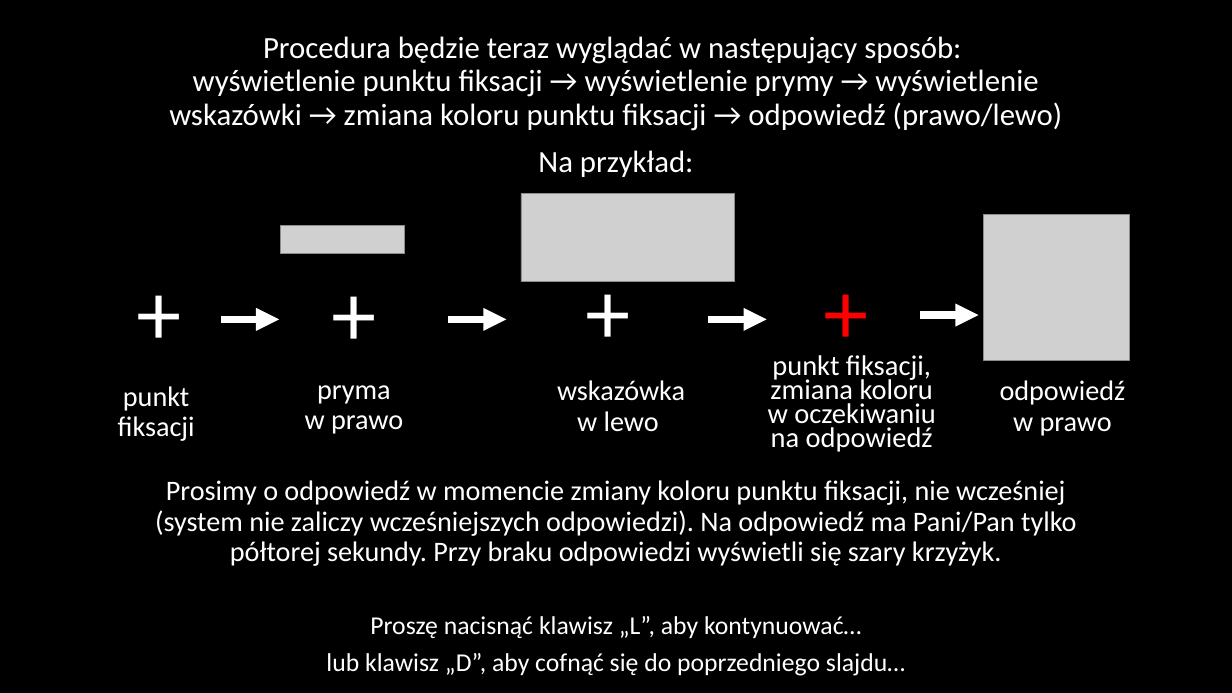
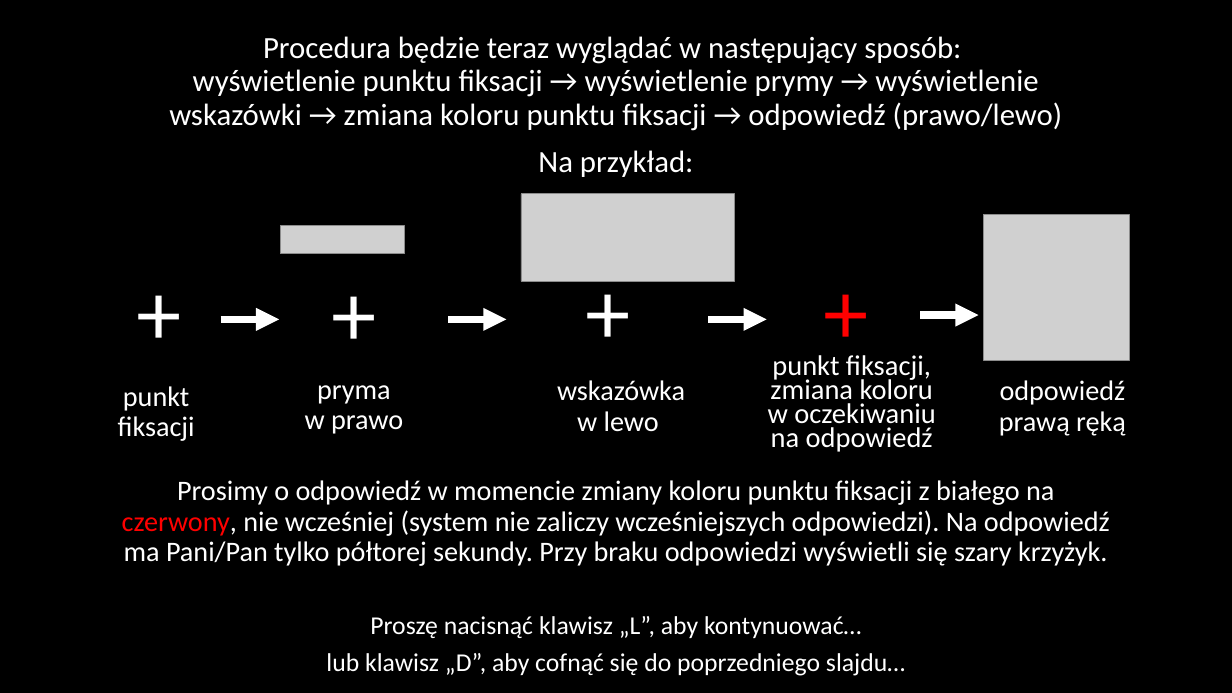
Before and after one commit to mmagnuski/senofag, a slide deck: slide 4 of EPRIME procedura png/Slajdy_Dprime.pptx. Drawn at 1232x693 pixels with LibreOffice and Linux fonts; fonts in the diff are those of the drawing; grey boxes stand for pictures. Boxes give left, top, right and bottom in pixels: in the first picture for what was removed or moved away, otherwise in the second. Text is boxed around its words. In the diff, an @@ line names an element or a change of style, - is before the commit and + after.

```diff
--- a/EPRIME procedura png/Slajdy_Dprime.pptx
+++ b/EPRIME procedura png/Slajdy_Dprime.pptx
@@ text at [999, 380, 1126, 436]: text changed @@
-odpowiedź
-w prawo
+odpowiedź
+prawą ręką
@@ text at [122, 480, 1110, 566]: text changed @@
-Prosimy o odpowiedź w momencie zmiany koloru punktu fiksacji, nie wcześniej (system nie zaliczy wcześniejszych odpowiedzi). Na odpowiedź ma Pani/Pan tylko półtorej sekundy. Przy braku odpowiedzi wyświetli się szary krzyżyk.
+Prosimy o odpowiedź w momencie zmiany koloru punktu fiksacji z białego na czerwony, nie wcześniej (system nie zaliczy wcześniejszych odpowiedzi). Na odpowiedź ma Pani/Pan tylko półtorej sekundy. Przy braku odpowiedzi wyświetli się szary krzyżyk.
```
Also in this commit, not shown: 2 other slides changed, 2 slides added, 10 other files.
